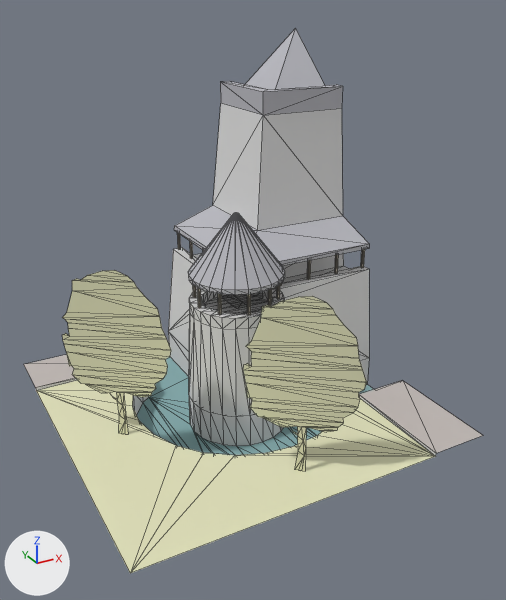
Before and after pictures for a commit that changed the OBJ model assets/stl_export/rcrw.obj.
The view is the same before and after, from a 50 mm lens placed at (-24.3, -47.8, 32.9), pointed at (0.8, -2.1, 10.0). Every picture has the same lights, and +X, +Y and +Z are marked at lower left. The first picture is the older version. Mesh edges are drawn as thin lines. Where no turn or scale is listed for an object, it has been applied to the vertices. Vertices at exactly the same position are counted once.

Names of what the first picture shows: 'rcrw'.
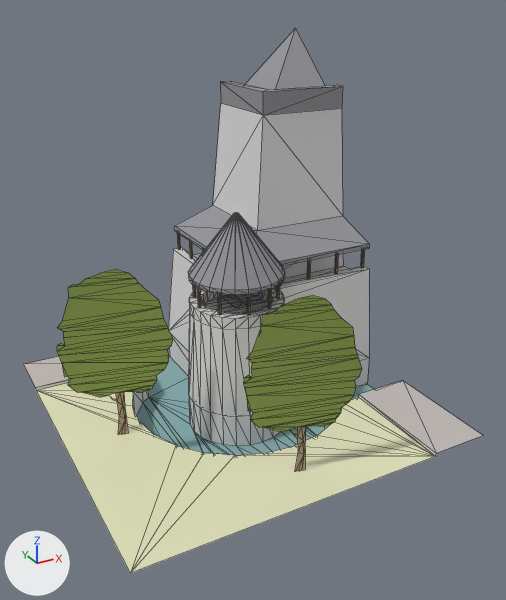
Location of each change, [x1, y1, x2, y2] in pixels of the pictures (506 x 600 px; the box of a moved part takes in the faces that stretch with it):
'rcrw', recoloured, reshaped: [24, 28, 483, 573] in both
part 1 of me_rcrw, moved or reshaped: before [62, 270, 362, 450]; after [57, 269, 358, 451]
part 2 of me_rcrw, recoloured: [119, 416, 306, 471] in both
part 3 of me_rcrw, recoloured: [64, 332, 362, 425] in both

Patch to the scene script:
```diff
--- a/assets/stl_export/rcrw.obj.py
+++ b/assets/stl_export/rcrw.obj.py
@@ mat_castleroof @@
 mat_castleroof = principled_material('castleRoof')
-mat_castleroof.base_color = (0.471, 0.471, 0.51)  # grey #b7b7bd
+mat_castleroof.base_color = (0.294, 0.294, 0.318)  # grey #949499
 mat_castleroof.roughness = 1.0
@@ mat_tree @@
+mat_tree = principled_material('tree')
+mat_tree.base_color = (0.294, 0.4, 0.0902)  # green #94aa55
+mat_tree.roughness = 1.0
@@ me_rcrw @@
 me_rcrw.from_pydata(...)  # 579 vertices, 933 faces; spans x -15.0..15.0, y -15.0..15.0, z -3.0..29.6
 # used by ob_rcrw; location = (0.0, 0.0, 0.0)
+# me_rcrw part 1
+# 49 vertices are removed from x -13.5..2.7, y -13.8..2.3, z 2.4..14.1
+# 71 faces are deleted
+# 5 vertices in x -13.3..-3.1, y -9.1..2.0, z 5.4..9.0 move by (-0.7, -1.4, 0.0)
+# 4 vertices in x -10.6..-0.4, y -11.3..-0.2, z 1.5..3.6 move by (0.0, -0.1, 0.0)
+# 4 vertices in x -10.1..0.1, y -11.7..-0.6, z -0.3..3.6 move by (0.1, 0.2, 0.0)
+# 4 vertices in x -10.0..0.0, y -11.6..-0.6, z -0.3..3.6 move by (0.1, 0.1, 0.0)
+# 4 vertices in x -13.5..-3.1, y -9.0..2.2, z 4.9..9.0 move by (-0.8, -1.5, 0.0)
+# 4 vertices in x -7.0..3.2, y -14.2..-3.1, z 7.3..7.9 move by (0.9, 1.7, 0.0)
+# 49 vertices move from x -13.7..3.0, y -14.0..2.4, z -0.3..9.1 to x -14.5..3.8, y -12.5..0.7, z -0.3..9.1
+# 49 vertices are added at x -14.4..3.5, y -12.4..0.7, z 2.4..14.1
+# 21 new faces join them, mat_straw (beige #b29c7d)
+# 50 new faces join them, mat_tree (green #94aa55)
+# me_rcrw part 2: 19 faces spanning x -10.7..0.2, y -11.5..-0.3, z -0.3..3.6 switch from mat_w (beige #e2e2bc) to mat_straw (beige #b29c7d)
+# me_rcrw part 3: 50 faces spanning x -14.5..4.1, y -12.5..0.7, z 3.4..9.1 switch from mat_w (beige #e2e2bc) to mat_tree (green #94aa55)
 me_rcrw.materials.append(mat_castleroof)
```
